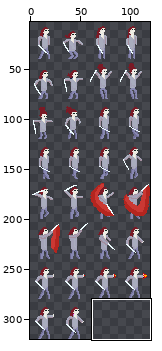
Sprite sheet: BossOnEdge/Art_By_AG/Anim3.png. Above: a wide view before the commit, with the close-up outlined.
Close-up. Old version:
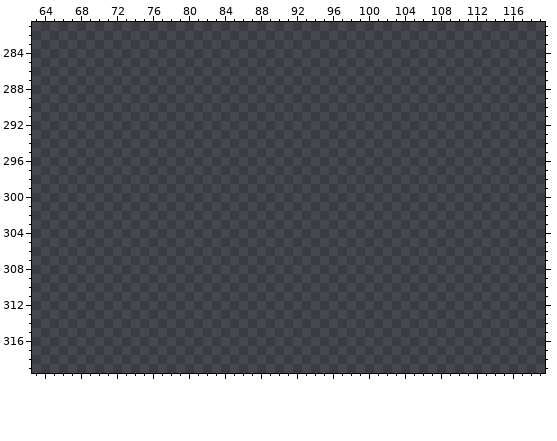
The file is 120x320 pixels. Shown: x 63..119, y 281..319. The wide view leaves out empty margins. The commit also changed other parts of the picture, which this record leaves out.
Palette (. is transparent): 
After:
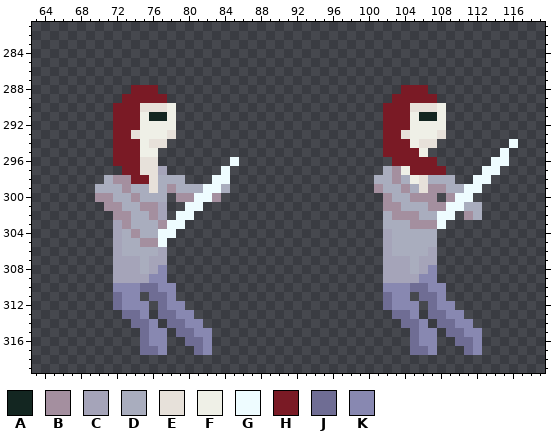
Colours new in this view: A #132621  B #a48f9f  C #a5a4b9  D #a9adbe  E #e7e1da  F #eff0e7  G #eefcff  H #7a1a25  J #6f6d94  K #8888b1
Changes in this commit:
Changed rows in their new state; - is an unchanged pixel.
first column x 70:
288 ----HHH---------------------------HHH----------
289 ---HHHHH-------------------------HHHHH---------
290 --HHHEEEF-----------------------HHHEEEF--------
291 --HHHFAAF-----------------------HHHFAAF--------
292 --HHHFFFF-----------------------HHHFFFF--------
293 --HHEFFFE-----------------------HHEFFFE--------
294 --HHHFEE------------------------HHHFEE--------G
295 --HHHFF-------------------------HHHHF--------G-
296 --HHHEE--------G-----------------HHHHH------GG-
297 ---HHEEC------G-----------------DBFHHHH----GG--
298 -DBBHHEDDD---GG----------------DDBDFEDDD--GG---
299 DDDBDDEDBDDDGGD----------------BDDBDEBBDDGG----
300 BBDDBDDD-BBGGB------------------BDDBBB-BGG-----
301 -BBDDBBC--GG--------------------BBDDDBBGGDD----
302 --BBDDBC-GG---------------------DBBBDDGG-BD----
303 --CBDDDBGG----------------------DDDBBBG--------
304 --CDBDDGG-----------------------CDDDDD---------
305 --CDDBBG------------------------CDDDDD---------
306 --CDDDDC------------------------CDDDDC---------
307 --CCCDCC------------------------CCCDCC---------
308 --CCCDCK------------------------CCCDCK---------
309 --CCCCKK------------------------CCCCKK---------
310 --KKKJJKK-----------------------KKKJJKK--------
311 --JKK-JJK-----------------------JKK-JJK--------
312 --JKKK-JKK----------------------JKKK-JKK-------
313 ---JJK-JJKK----------------------JJK-JJKK------
314 ----JJK-JJKK----------------------JJK-JJKK-----
315 -----JKK-JJKK----------------------JKK-JJKK----
316 -----JKK--JJK----------------------JKK--JJK----
317 -----JJK---JK----------------------JJK---JK----
